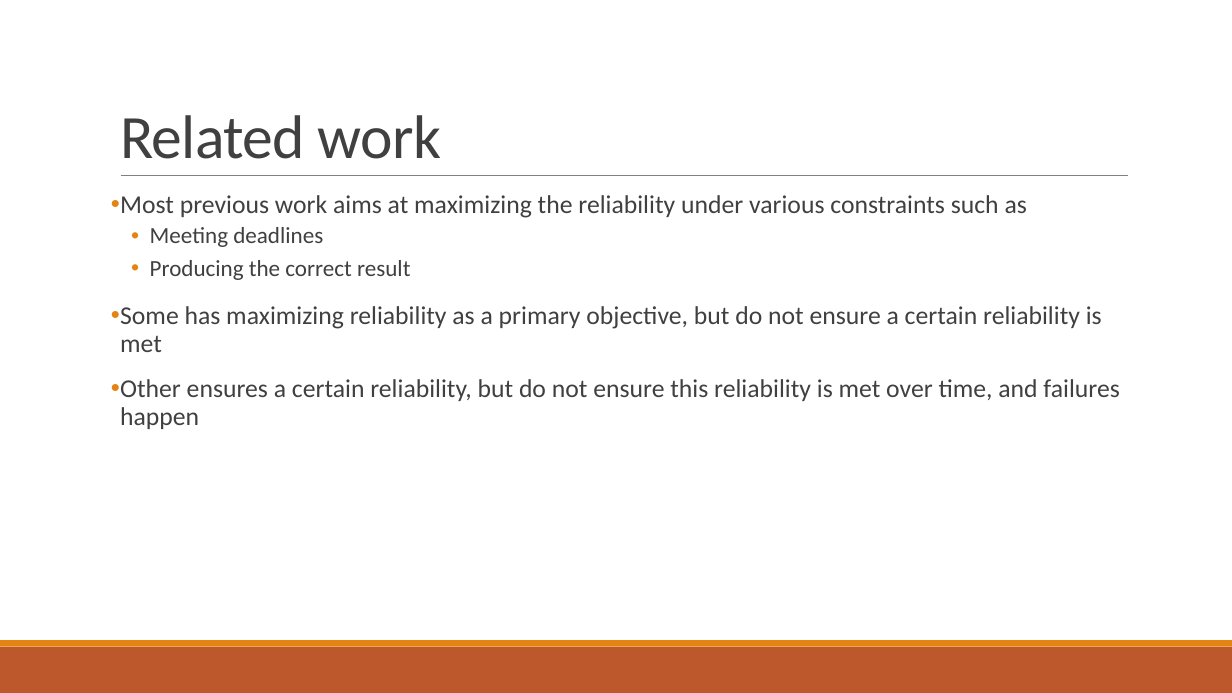
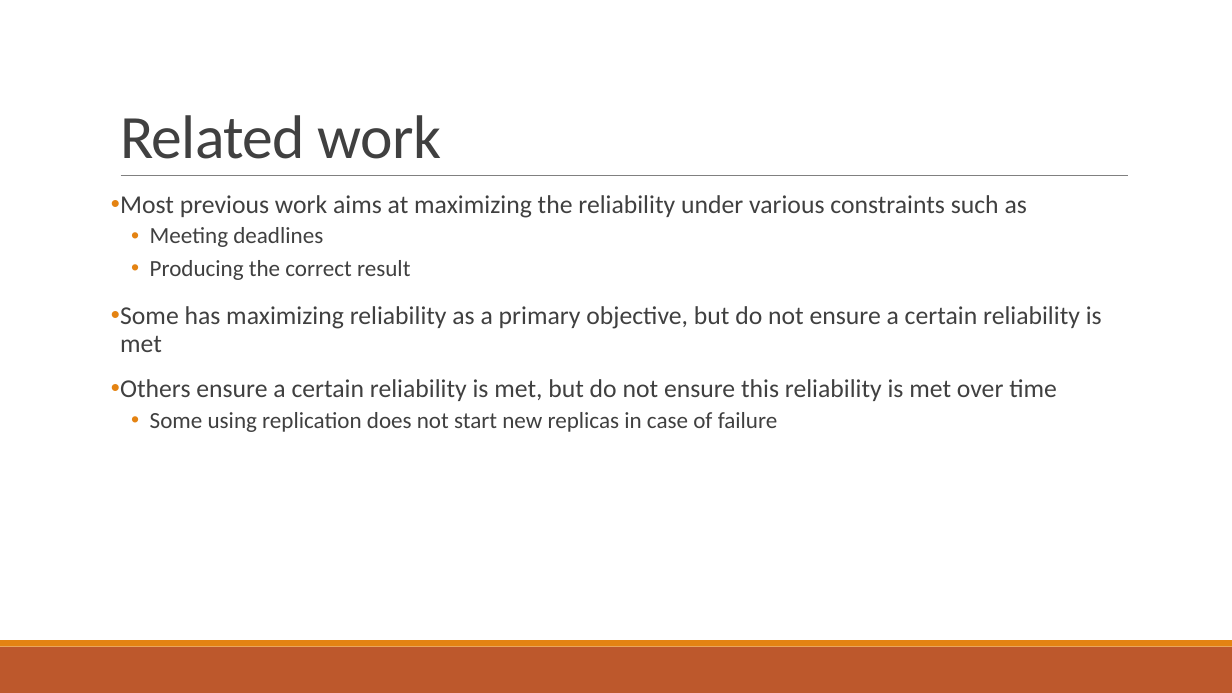
Before and after one commit to PStahl/master_thesis, a slide deck: slide 5 of presentation/presentation.pptx. Drawn at 1232x693 pixels with LibreOffice and Linux fonts; fonts in the diff are those of the drawing. Boxes give left, top, right and bottom in pixels: in the first picture for what was removed or moved away, otherwise in the second. Text is boxed around its words. In the diff, an @@ line names an element or a change of style, - is before the commit and + after.

Commit message:
update related work

```diff
--- a/presentation/presentation.pptx
+++ b/presentation/presentation.pptx
@@ text at (120, 379, 1057, 432): text changed @@
-• Other ensures a certain reliability, but do not ensure this reliability is met over time, and failures happen
+• Others ensure a certain reliability is met, but do not ensure this reliability is met over time
+  • Some using replication does not start new replicas in case of failure
```
